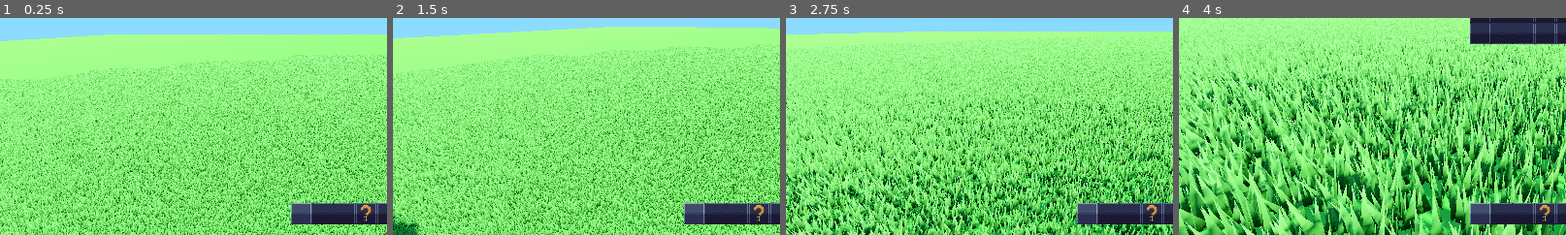
Above: before the commit, frames 1-4 (left to right).
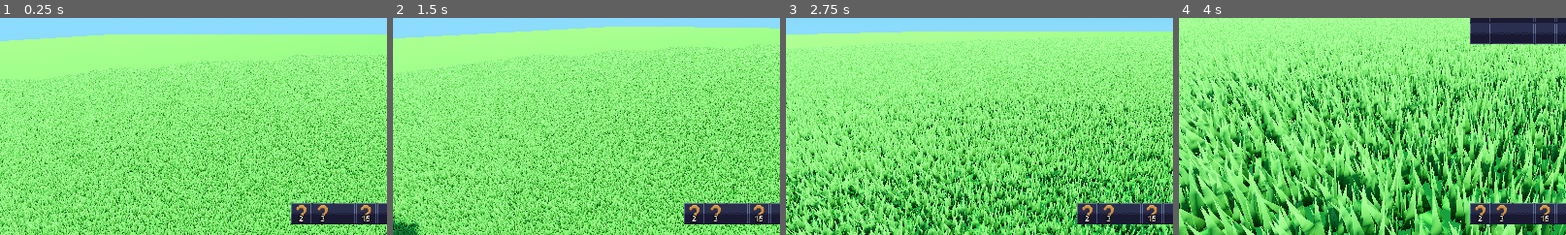
Above: after the commit, the same moments.

Repository: LordDeatHunter/SurvTest
Game: Godot game, scene res://scenes/main.tscn
Same seed, same stepped clock (60 frames per second), same inputs: the game is played once before the commit and once after it.
Inputs (mouse positions are % of the whole screen's width and height, from its top left):
- Up to frame 1 (0.25 s): no input
- Up to frame 2 (1.5 s): tap Enter at 0.5 s; move the mouse to (55, 50) at 0.52 s; hold W (move_forward) from 0.53 s (still down); tap Shift (crouch) at 0.6 s; click (55, 50) at 0.67 s; tap Space (jump) at 0.77 s; move the mouse to (45, 50) at 1.27 s; tap F (interact) at 1.35 s; click (45, 50) at 1.42 s
- Up to frame 3 (2.75 s): keep holding W (move_forward); tap Space (jump) at 1.52 s; move the mouse to (52, 48) at 2.02 s; tap Ctrl (sprint) at 2.1 s; click (52, 48) at 2.17 s
- Up to frame 4 (4 s): move the mouse to (49, 52) at 2.77 s; tap Tab at 2.85 s; click (49, 52) at 2.92 s; tap Space (jump) at 3.02, 3.77 s; move the mouse to (39, 44) at 3.52 s; release W (move_forward) at 3.53 s; hold A (move_left) from 3.53 s (still down); tap Shift (crouch) at 3.6 s; click (39, 44) at 3.67 s
The pictures show only the part of the screen within x 0-50%, y 50-100%; the shares and areas given below are measured in that part.

The runs differ from the first frame. In frame 1, 0.7% of the frame differs, in the area x 75-96%, y 85-96%; in frame 2, 0.7%; in frame 3, 0.7%; in frame 4, 0.7%.

Commit message:
Create ItemStack

Diff:
--- a/scenes/actors/player.gd
+++ b/scenes/actors/player.gd
@@ -40,23 +40,7 @@
 			return null
 		return mesh_instance_3d.mesh as CapsuleMesh
 var is_crouching: bool = false
-var held_stack: Item = null:
-	get:
-		return held_stack
-	set(value):
-		if held_stack:
-			held_stack.quantity_changed.disconnect(_handle_stack_quantity_changed)
-
-		if value is Item:
-			held_stack = value
-			held_item_sprite.texture = held_stack.icon if held_stack.icon else null
-			held_item_node.visible = true
-			held_stack.quantity_changed.connect(_handle_stack_quantity_changed)
-		else:
-			held_stack = null
-			held_item_sprite.texture = null
-			held_item_node.visible = false
-
+var held_stack: ItemStack = ItemStack.new(null, 0)
 var prev_collider: Object = null
 var current_dash_cooldown: float = 0.0
 
@@ -73,15 +57,17 @@
 
 func _ready():
 	Input.set_mouse_mode(Input.MOUSE_MODE_CAPTURED)
-	hotbar.set_item(3, Items.create_example_item())
+	held_stack.item_changed.connect(_handle_held_item_changed)
+	hotbar.set_item(3, ItemStack.new(Items.example_item, 15))
+	hotbar.set_item(0, ItemStack.new(Items.example_item, 2))
+	hotbar.set_item(1, ItemStack.new(Items.example_item, 3))
 	hotbar.slot_clicked.connect(_handle_slot_clicked.bind(hotbar))
 	inventory.slot_clicked.connect(_handle_slot_clicked.bind(inventory))
 	inventory.hide()
 
 
-func _handle_stack_quantity_changed(amount: int):
-	if amount <= 0:
-		held_stack = null
+func _handle_held_item_changed():
+	held_item_sprite.texture = held_stack.item.icon if not held_stack.is_empty() else null
 
 
 func _input(event):
@@ -101,10 +87,10 @@
 		and not hotbar.get_rect().has_point(event.position)
 		and not inventory.get_rect().has_point(event.position)
 	):
-		if held_stack and held_stack.quantity > 0:
+		if not held_stack.is_empty():
 			var dropped_item: DroppedItem = DROPPED_ITEM_SCENE.instantiate()
 			dropped_item.setup(held_stack, position + Vector3(0, 0.5, 0))
-			held_stack = null
+			held_stack.item = null
 			get_parent().add_child.call_deferred(dropped_item)
 
 	if prev_collider and prev_collider is DroppedItem and Input.is_action_just_pressed("interact"):
@@ -273,18 +259,18 @@
 	velocity.y = lerp(velocity.y, -0.25, delta * 10)
 
 
-func _handle_slot_clicked(slot_index: int, item: Item, inventory_ui: InventoryUi) -> void:
-	if item and not held_stack:
-		held_stack = item
-		inventory_ui.set_item(slot_index, null)
-		return
-
-	if not item and held_stack:
+func _handle_slot_clicked(slot_index: int, stack: ItemStack, inventory_ui: InventoryUi) -> void:
+	if not stack.is_empty() and held_stack.is_empty():
+		held_stack.copy_from(stack)
+		inventory_ui.set_item(slot_index, ItemStack.new(null, 0))
+		return
+
+	if stack.is_empty() and not held_stack.is_empty():
 		inventory_ui.set_item(slot_index, held_stack)
-		held_stack = null
-		return
-
-	inventory_ui.slot_clicked_with_item(slot_index, held_stack)
+		held_stack.item = null
+		return
+
+	inventory_ui.slot_clicked_with_stack(slot_index, held_stack)
 
 
 func _handle_dash(delta: float) -> void:
--- a/scenes/dropped_item.gd
+++ b/scenes/dropped_item.gd
@@ -1,7 +1,7 @@
 class_name DroppedItem
 extends RigidBody3D
 
-var stack: Item
+var stack: ItemStack = ItemStack.new(null, 0)
 var size_tween: Tween
 
 @onready var mesh_instance: MeshInstance3D = $MeshInstance3D
@@ -13,8 +13,8 @@
 	size_tween.tween_property(mesh_instance, "scale", Vector3.ONE * 0.8, 0.75)
 
 
-func setup(item: Item, spawn_position: Vector3 = Vector3.ZERO) -> void:
-	stack = item
+func setup(item_stack: ItemStack, spawn_position: Vector3 = Vector3.ZERO) -> void:
+	stack.copy_from(item_stack)
 	position = spawn_position
 
 
--- a/scenes/main.gd
+++ b/scenes/main.gd
@@ -19,7 +19,7 @@
 
 	for i in range(16):
 		var dropped_item: DroppedItem = DROPPED_ITEM_SCENE.instantiate()
-		dropped_item.setup(Items.create_example_item(), player.position + Vector3(0, 2, 0))
+		dropped_item.setup(ItemStack.new(Items.example_item, 1), player.position + Vector3(0, 2, 0))
 		add_child(dropped_item)
 
 	_on_hide_patches_timeout()
--- a/scenes/ui/inventory_slot.gd
+++ b/scenes/ui/inventory_slot.gd
@@ -1,14 +1,14 @@
 class_name InventorySlot
 extends TextureRect
 
-signal item_click_pressed(item: Item)
-signal item_click_released(item: Item)
+signal item_click_pressed
+signal item_click_released
 
 const INVENTORY_SLOT_DOWN = preload("res://assets/textures/ui/inventory_slot_down.png")
 const INVENTORY_SLOT_NORMAL = preload("res://assets/textures/ui/inventory_slot_normal.png")
 const INVENTORY_SLOT_UP = preload("res://assets/textures/ui/inventory_slot_up.png")
 
-var item: Item = null
+var stack: ItemStack
 var selected: bool = false
 
 @onready var item_texture: TextureRect = %ItemTexture
@@ -18,25 +18,14 @@
 func _ready() -> void:
 	mouse_entered.connect(select.bind(false))
 	mouse_exited.connect(deselect.bind(false))
-	_setup_item_signal()
+	stack.quantity_changed.connect(_update_quantity_label)
+	_update_quantity_label(stack.quantity)
 
 
-func _setup_item_signal() -> void:
-	if not item:
-		_update_quantity_label()
-		return
-	item.quantity_changed.connect(_update_quantity_label)
-	_update_quantity_label(item.quantity)
-
-
-func set_item(new_item: Item) -> void:
-	if item:
-		item.quantity_changed.disconnect(_update_quantity_label)
-
-	item = new_item
+func set_item(new_stack: ItemStack) -> void:
+	stack.copy_from(new_stack)
 	texture = INVENTORY_SLOT_NORMAL
-	item_texture.texture = item.icon if item else null
-	_setup_item_signal()
+	item_texture.texture = stack.item.icon if not stack.is_empty() else null
 
 
 func deselect(set_value: bool = true) -> void:
@@ -55,9 +44,9 @@
 func _gui_input(event: InputEvent) -> void:
 	if event is InputEventMouseButton and event.button_index == MOUSE_BUTTON_LEFT:
 		if event.is_pressed():
-			item_click_pressed.emit(item)
+			item_click_pressed.emit()
 		else:
-			item_click_released.emit(item)
+			item_click_released.emit()
 
 
 func _update_quantity_label(amount: int = 0) -> void:
--- a/scenes/ui/inventory_ui.gd
+++ b/scenes/ui/inventory_ui.gd
@@ -1,7 +1,7 @@
 class_name InventoryUi
 extends GridContainer
 
-signal slot_clicked(slot_index: int, item: Item)
+signal slot_clicked(slot_index: int, stack: ItemStack)
 
 @export var inventory_size: int = 9
 
@@ -32,10 +32,11 @@
 
 	for i in range(inventory.get_size()):
 		var item_slot: InventorySlot = item_template.instantiate()
+		item_slot.stack = inventory.items[i]
 		item_slot.item_click_pressed.connect(_on_item_slot_pressed.bind(i))
 
-		if inventory.items[i] is Item:
-			item_slot.set_item(inventory.items[i] as Item)
+		if not inventory.items[i].is_empty():
+			item_slot.set_item(inventory.items[i])
 
 		add_child(item_slot)
 
@@ -63,27 +64,24 @@
 		selected_slot = (selected_slot + 1) % inventory.get_size()
 
 
-func slot_clicked_with_item(slot_index: int, item: Item) -> bool:
-	return inventory.stack_item(slot_index, item)
+func slot_clicked_with_stack(slot_index: int, stack: ItemStack) -> bool:
+	return inventory.stack_item(slot_index, stack)
 
 
-func set_item(slot_index: int, item: Item) -> void:
-	if slot_index < 0 or slot_index >= inventory.get_size():
-		return
-
-	if not inventory.set_item(slot_index, item):
-		return
+func set_item(slot_index: int, stack: ItemStack) -> void:
+	inventory.set_item(slot_index, stack)
 
 
-func get_item(slot_index: int) -> Item:
+func get_item(slot_index: int) -> ItemStack:
 	if slot_index < 0 or slot_index >= inventory.get_size():
 		return null
 
 	var item_slot: InventorySlot = get_child(slot_index) as InventorySlot
 
-	return item_slot.item
+	return item_slot.stack
 
 
-func _on_item_slot_pressed(item: Item, index: int) -> void:
-	slot_clicked.emit(index, item)
+func _on_item_slot_pressed(index: int) -> void:
+	var stack: ItemStack = inventory.items[index]
+	slot_clicked.emit(index, stack)
 	selected_slot = index
--- a/scripts/inventory.gd
+++ b/scripts/inventory.gd
@@ -3,51 +3,53 @@
 
 signal item_added(slot: int)
 
-var items: Array[Item] = []
+var items: Array[ItemStack] = []
 
 
 func _init(size: int) -> void:
 	items = []
 	for i in range(size):
-		items.append(null)
+		items.append(ItemStack.new(null, 0))
 
 
 func get_size() -> int:
 	return len(items)
 
 
-func add_item(item: Item) -> bool:
-	if not item:
+func add_item(new_stack: ItemStack) -> bool:
+	if new_stack.is_empty():
 		return false
 
 	for i in range(len(items)):
-		if not items[i]:
-			items[i] = item
+		if items[i].is_empty():
+			items[i].copy_from(new_stack)
 			item_added.emit(i)
 			return true
 
-		if items[i].name == item.name and not items[i].is_full():
+		if items[i].item == new_stack.item and not items[i].is_full():
+			if not items[i].add_quantity(new_stack.quantity):
+				continue
 			item_added.emit(i)
-			return items[i].add_quantity(item.quantity)
+			return true
 
 	return false
 
 
-func set_item(slot: int, item: Item) -> bool:
+func set_item(slot: int, stack: ItemStack) -> bool:
 	if slot < 0 or slot >= len(items):
 		return false
 
-	items[slot] = item
+	items[slot].copy_from(stack)
 	item_added.emit(slot)
 	return true
 
 
-func stack_item(slot: int, item: Item) -> bool:
+func stack_item(slot: int, stack: ItemStack) -> bool:
 	if slot < 0 or slot >= len(items):
 		return false
 
-	var existing_item: Item = items[slot]
-	if not existing_item:
-		return set_item(slot, item)
+	var existing_item: ItemStack = items[slot]
+	if existing_item.is_empty():
+		return set_item(slot, stack)
 
-	return existing_item.stack_item(item)
+	return existing_item.stack_item(stack)
--- a/scripts/item.gd
+++ b/scripts/item.gd
@@ -1,60 +1,14 @@
 class_name Item
 extends Object
-
-signal quantity_changed(amount: int)
 
 @export var name: String = "Item"
 @export var description: String = "An item in the inventory."
 @export var icon: Texture2D
-@export var quantity: int = 1:
-	get:
-		return quantity
-	set(value):
-		quantity = value
-		quantity_changed.emit(quantity)
 @export var max_quantity: int = 99
 
 
-func _init(
-	name: String, description: String, icon: Texture2D, quantity: int = 1, max_quantity: int = 99
-) -> void:
+func _init(name: String, description: String, icon: Texture2D, max_quantity: int = 99) -> void:
 	self.name = name
 	self.description = description
 	self.icon = icon
-	self.quantity = quantity
 	self.max_quantity = max_quantity
-
-
-func is_full() -> bool:
-	return quantity >= max_quantity
-
-
-func add_quantity(amount: int) -> bool:
-	if quantity + amount > max_quantity:
-		return false
-	quantity += amount
-	return true
-
-
-func remove_quantity(amount: int) -> bool:
-#	if quantity - amount < 0:
-#		return false
-	quantity -= amount
-	return true
-
-
-func stack_item(other_item: Item) -> bool:
-	if not other_item or self.name != other_item.name:
-		return false
-
-	if self.is_full():
-		return false
-
-	var amount_to_take: int = min(other_item.quantity, max_quantity - self.quantity)
-	if amount_to_take <= 0:
-		return false
-
-	self.add_quantity(amount_to_take)
-	other_item.remove_quantity(amount_to_take)
-
-	return true
--- /dev/null
+++ b/scripts/item_stack.gd
@@ -0,0 +1,90 @@
+class_name ItemStack
+extends Object
+
+signal quantity_changed(amount: int)
+signal item_changed
+
+var quantity: int:
+	get:
+		return _quantity
+	set(value):
+		if _quantity == value:
+			return
+		_quantity = value
+
+		if _quantity <= 0:
+			_quantity = 0
+			item = null
+
+		quantity_changed.emit(_quantity)
+
+var item: Item:
+	get:
+		return _item
+	set(value):
+		if _item == value:
+			return
+		_item = value
+		if not _item:
+			_quantity = 0
+		item_changed.emit()
+
+var _quantity: int = 1
+var _item: Item = null
+
+
+func _init(initial_item: Item, amount: int) -> void:
+	item = initial_item
+	quantity = amount
+
+
+func is_full() -> bool:
+	return item and quantity >= item.max_quantity
+
+
+func add_quantity(amount: int) -> bool:
+	if is_empty():
+		return false
+
+	quantity += amount
+	return true
+
+
+func remove_quantity(amount: int) -> bool:
+	if is_empty() or quantity - amount < 0:
+		return false
+
+	quantity -= amount
+
+	return true
+
+
+func is_empty() -> bool:
+	return not item or quantity <= 0
+
+
+func stack_item(other_stack: ItemStack) -> bool:
+	if other_stack.is_empty() or is_empty():
+		return false
+
+	if item != other_stack.item:
+		return false
+
+	if self.is_full():
+		return false
+
+	var amount_to_take: int = min(other_stack.quantity, item.max_quantity - quantity)
+	if amount_to_take <= 0:
+		return false
+
+	self.add_quantity(amount_to_take)
+	other_stack.remove_quantity(amount_to_take)
+
+	return true
+
+
+func copy_from(other_stack: ItemStack) -> void:
+	_item = other_stack.item
+	_quantity = other_stack.quantity
+	quantity_changed.emit(_quantity)
+	item_changed.emit()
--- a/scripts/items.gd
+++ b/scripts/items.gd
@@ -1,7 +1,6 @@
 class_name Items
 
 const EXAMPLE_ITEM_TEXTURE: Texture2D = preload("res://assets/textures/item1.png")
-
-
-static func create_example_item() -> Item:
-	return Item.new("Example Item", "This is an example item.", EXAMPLE_ITEM_TEXTURE, 1, 99)
+static var example_item: Item = Item.new(
+	"Example Item", "This is an example item.", EXAMPLE_ITEM_TEXTURE, 99
+)
Not shown, added: scripts/item_stack.gd.uid
